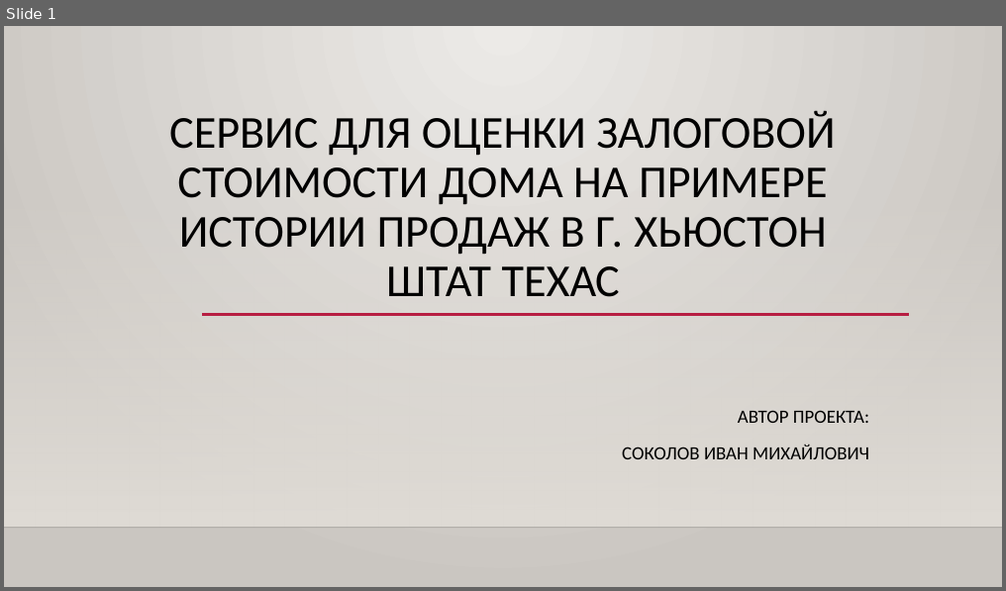
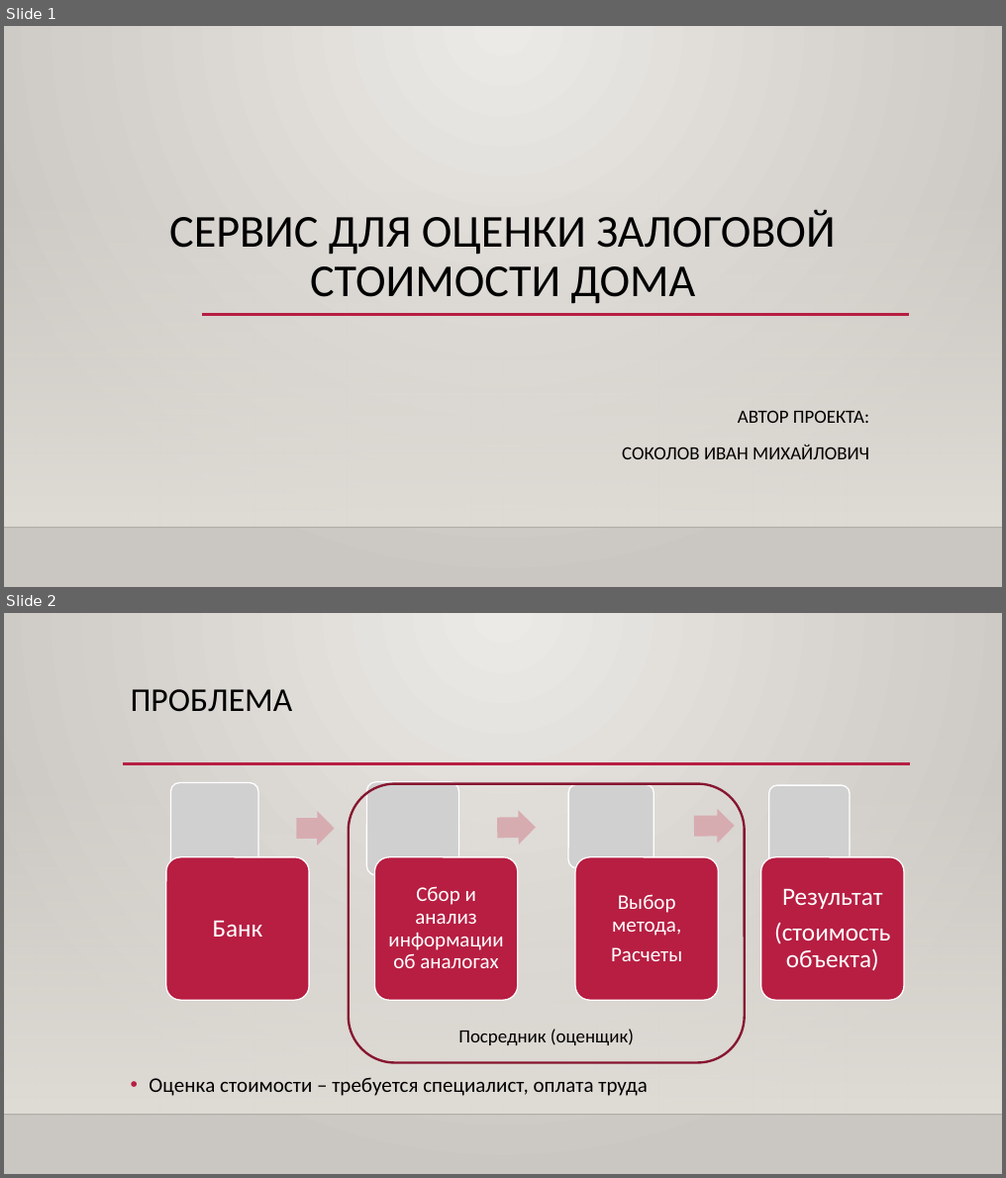
Before and after one commit to Sokolov-IM/sim-repo, a slide deck: Дипломный проект/Sokolov_presentation.pptx. Shown one above the other, each under a label of ours: slide 1 before the commit, slides 1 and 2 after it. The pictures are 1006x591 and 1006x1178 pixels, drawn with LibreOffice and Linux fonts; fonts in the diff are those of the drawing; grey boxes stand for pictures; background and template pictures are left out. Boxes give left, top, right and bottom in pixels: in the first picture for what was removed or moved away, otherwise in the second. Text is boxed around its words. In the diff, an @@ line names an element or a change of style, - is before the commit and + after.

```diff
--- a/Дипломный проект/Sokolov_presentation.pptx
+++ b/Дипломный проект/Sokolov_presentation.pptx
@@ slide 2 added at bbox=[4, 613, 1002, 1174], background gradient #ECEAE7 to #CAC7C1; not listed: 2 template elements that a slide beside it also shows @@
@@ title added at bbox=[131, 689, 293, 712], 32 pt, text #000000 @@
+ПРОБЛЕМА
@@ line added from (123, 764) to (910, 764), #B71E42 2.5 pt @@
@@ rounded rectangle added at bbox=[349, 783, 745, 1062], outline #871631 2.25 pt, 18 pt, text #000000 @@
+Посредник (оценщик)
@@ group added at bbox=[166, 782, 905, 1001]: 4 pictures, 4 rounded rectangles, 4 texts, 3 right arrows @@
+Банк
+Сбор и анализ информации об аналогах
+Выбор метода,
+Расчеты
+Результат
+(стоимость объекта)
@@ text added at bbox=[149, 1077, 648, 1096], 20 pt, text #000000 @@
+• Оценка стоимости – требуется специалист, оплата труда
@@ slide 1 changed as well @@
@@ title at bbox=[169, 209, 835, 304]: text changed @@
-СЕРВИС ДЛЯ ОЦЕНКИ ЗАЛОГОВОЙ СТОИМОСТИ ДОМА НА ПРИМЕРЕ ИСТОРИИ ПРОДАЖ В Г. ХЬЮСТОН ШТАТ ТЕХАС
+СЕРВИС ДЛЯ ОЦЕНКИ ЗАЛОГОВОЙ СТОИМОСТИ ДОМА
```
Also in this commit, not shown: 6 other slides added, 8 slides removed.
